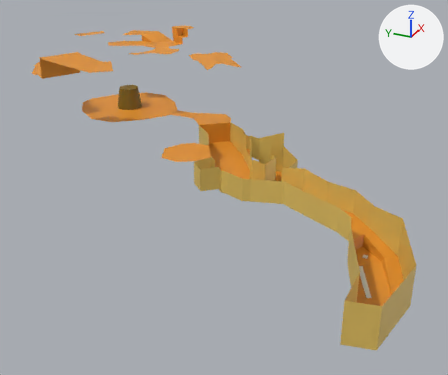
The glTF model assets/models/levels/bee hive/Bee Hive.glb, before and after one commit.
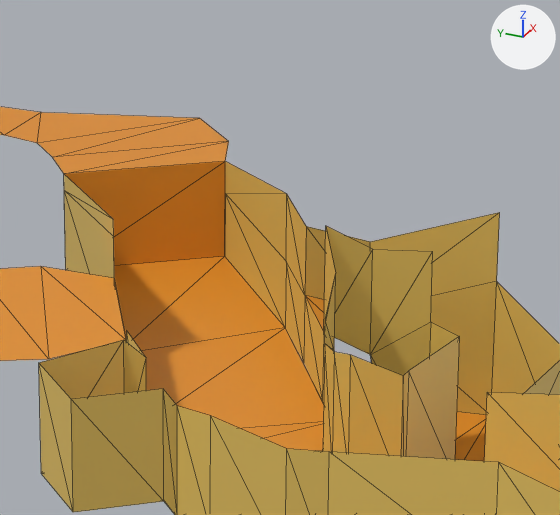
The first picture shows the older version from a camera (50 mm lens) standing at (-292.0, -124.0, 132.0) and looking at (-20.0, -2.0, -4.0). The close-ups show the older and then the newer version on the part from 42% to 66% of the width and 24% to 51% of the height of that picture. Only the edits that show in the close-ups are written down. The lights are fixed; the arrows at upper right show +X, +Y and +Z. The close-ups show mesh edges as thin lines. Where no turn or scale is listed for an object, it has been applied to the vertices.

Objects in the first close-up: 'Entry Floor-col', 'Entry Walls-col'.
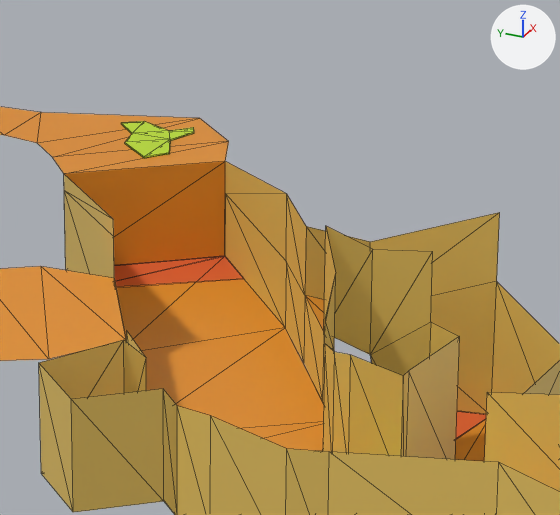
Boxes (x1, y1, x2, y2) around the edits, measured in the close-ups (560 x 515 px):
'beeswax1-bouncyfloor', added (orange): after (114, 256, 244, 287)
'sticky honey2-slowdown.001', added (green): after (121, 121, 194, 158)
'beeswax-bouncyfloor', added (orange): after (456, 411, 486, 439)

The change, as a list of edits to the scene's bpy script:
```text
Add mat_sticky_honey:
    mat_sticky_honey = principled_material('Sticky Honey')
    mat_sticky_honey.base_color = (0.53, 0.8, 0.0213)  # green #c0e728
Add mat_beeswax:
    mat_beeswax = principled_material('BeesWax')
    mat_beeswax.base_color = (0.8, 0.134, 0.0377)  # orange #e76637
Add me_plane_008:
    me_plane_008.from_pydata(...)  # 20 vertices, 36 faces; spans x 0.61..13.31, y -2.13..8.05, z 0.0..0.19
    me_plane_008.materials.append(mat_sticky_honey)  # green #c0e728
Add me_plane_006:
    me_plane_006.from_pydata([(-8.4, 15.9, 0.0), (2.9, -0.6, 0.1), (-3.1, 20.0, 0.1), (9.0, 4.6, 0.1), (-8.4, 15.9, 0.1), (-3.1, 20.0, 0.2), (9.0, 4.6, 0.2)], [], [(0, 2, 3), (0, 3, 1), (4, 1, 6), (4, 6, 5), (1, 3, 6), (2, 0, 4), (2, 4, 5), (3, 2, 5), (3, 5, 6), (0, 1, 4)])
    me_plane_006.materials.append(mat_beeswax)  # orange #e76637
Add me_plane_004:
    me_plane_004.from_pydata([(-5.4, -1.38, 0.01), (9.01, -3.75, 0.01), (-5.4, 3.15, 0.01), (7.88, 4.59, 0.01), (-5.4, -1.38, 0.11), (9.01, -3.75, 0.11), (-5.4, 3.15, 0.11), (7.88, 4.59, 0.11)], [], [(0, 2, 3), (0, 3, 1), (4, 5, 7), (4, 7, 6), (1, 3, 7), (1, 7, 5), (2, 0, 4), (2, 4, 6), (3, 2, 6), (3, 6, 7), (0, 1, 5), (0, 5, 4)])
    me_plane_004.materials.append(mat_beeswax)  # orange #e76637
Add ob_sticky_honey2_slowdown_001:
    ob_sticky_honey2_slowdown_001 = bpy.data.objects.new('sticky honey2-slowdown.001', me_plane_008)
    ob_sticky_honey2_slowdown_001.location = (33.4, 28.9, 12.0)
Add ob_beeswax1_bouncyfloor:
    ob_beeswax1_bouncyfloor = bpy.data.objects.new('beeswax1-bouncyfloor', me_plane_006)
    ob_beeswax1_bouncyfloor.location = (28.1, 15.0, -0.1)
Add ob_beeswax_bouncyfloor:
    ob_beeswax_bouncyfloor = bpy.data.objects.new('beeswax-bouncyfloor', me_plane_004)
    ob_beeswax_bouncyfloor.location = (10.7, -16.8, -7.0)
```
